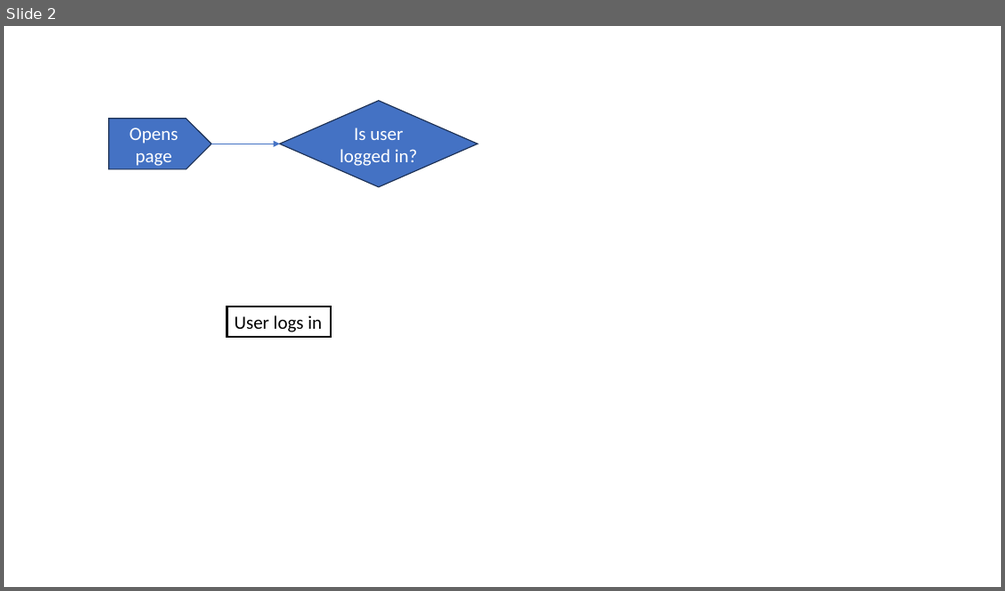
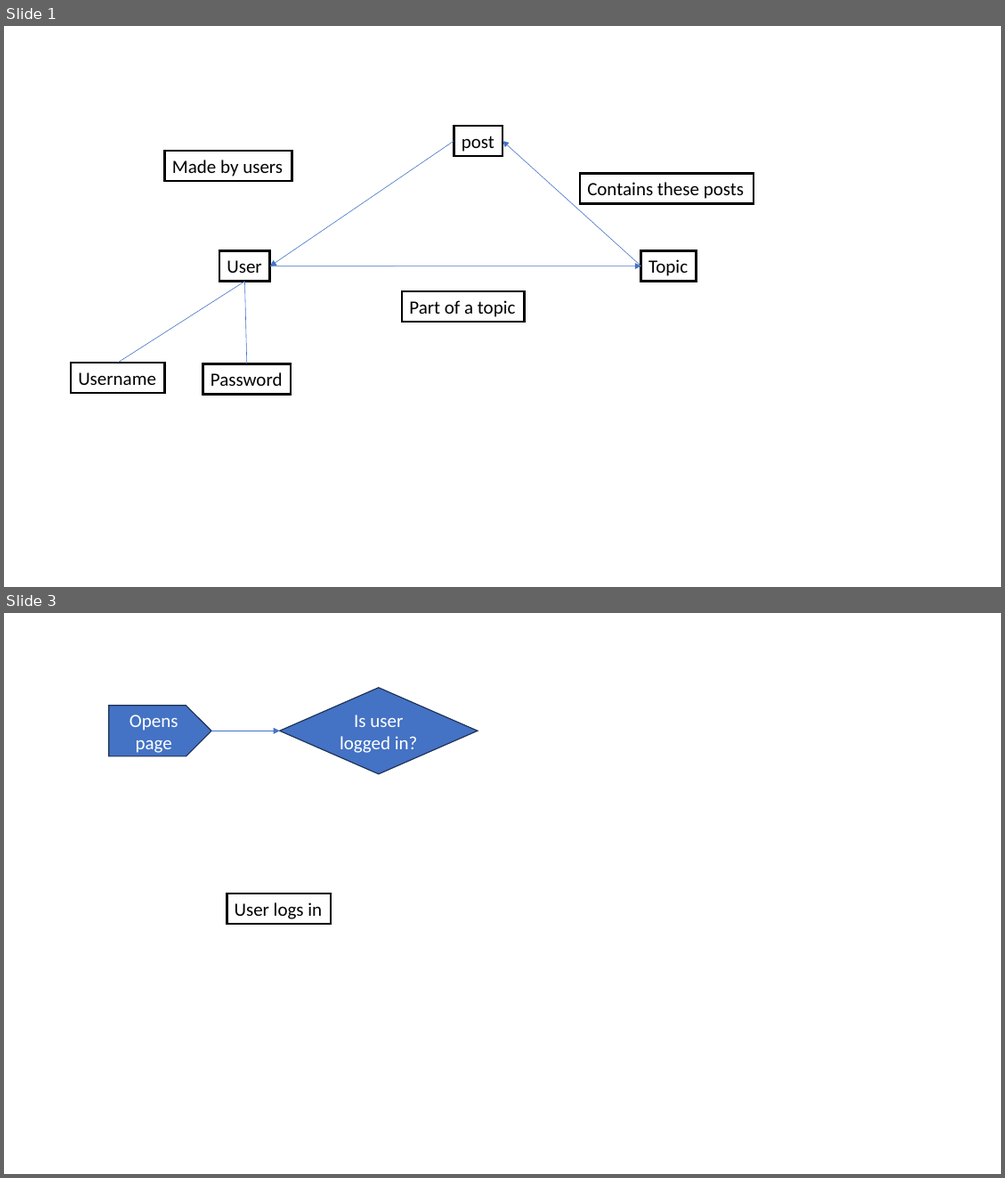
Before and after one commit to AethernetX/forum-page-tamnet-, a slide deck: database.pptx. Shown one above the other, each under a label of ours: slide 2 before the commit, slides 1 and 3 after it; the slides between them are not shown. The pictures are 1005x591 and 1005x1178 pixels, drawn with LibreOffice and Linux fonts; fonts in the diff are those of the drawing. Boxes give left, top, right and bottom in pixels: in the first picture for what was removed or moved away, otherwise in the second. Text is boxed around its words. In the diff, an @@ line names an element or a change of style, - is before the commit and + after.

Commit message:
Modified post button

```diff
--- a/database.pptx
+++ b/database.pptx
@@ slide 1 added at <box>4,26,1001,587</box>, background #FFFFFF @@
@@ rectangle added at <box>454,126,502,155</box>, fill #FFFFFF, outline #000000 2.25 pt, 18 pt, text #000000 @@
+post
@@ rectangle added at <box>165,151,291,181</box>, fill #FFFFFF, outline #000000 2.25 pt, 18 pt, text #000000 @@
+Made by users
@@ arrow added from (454, 141) to (270, 266), #4472C4 0.5 pt @@
@@ arrow added from (641, 266) to (502, 141), #4472C4 0.5 pt @@
@@ rectangle added at <box>580,174,753,203</box>, fill #FFFFFF, outline #000000 2.25 pt, 18 pt, text #000000 @@
+Contains these posts
@@ rectangle added at <box>219,251,270,281</box>, fill #FFFFFF, outline #000000 2.25 pt, 18 pt, text #000000 @@
+User
@@ rectangle added at <box>641,251,696,281</box>, fill #FFFFFF, outline #000000 2.25 pt, 18 pt, text #000000 @@
+Topic
@@ line added from (118, 362) to (245, 281), #4472C4 0.5 pt @@
@@ line added from (247, 364) to (245, 281), #4472C4 0.5 pt @@
@@ arrow added from (270, 266) to (641, 266), #4472C4 0.5 pt @@
@@ rectangle added at <box>402,291,525,321</box>, fill #FFFFFF, outline #000000 2.25 pt, 18 pt, text #000000 @@
+Part of a topic
@@ rectangle added at <box>71,362,165,393</box>, fill #FFFFFF, outline #000000 2.25 pt, 18 pt, text #000000 @@
+Username
@@ rectangle added at <box>202,364,291,394</box>, fill #FFFFFF, outline #000000 2.25 pt, 18 pt, text #000000 @@
+Password
@@ what was slide 2 is now slide 3 @@
```
Also in this commit, not shown: 1 slide changed, 5 other files.
